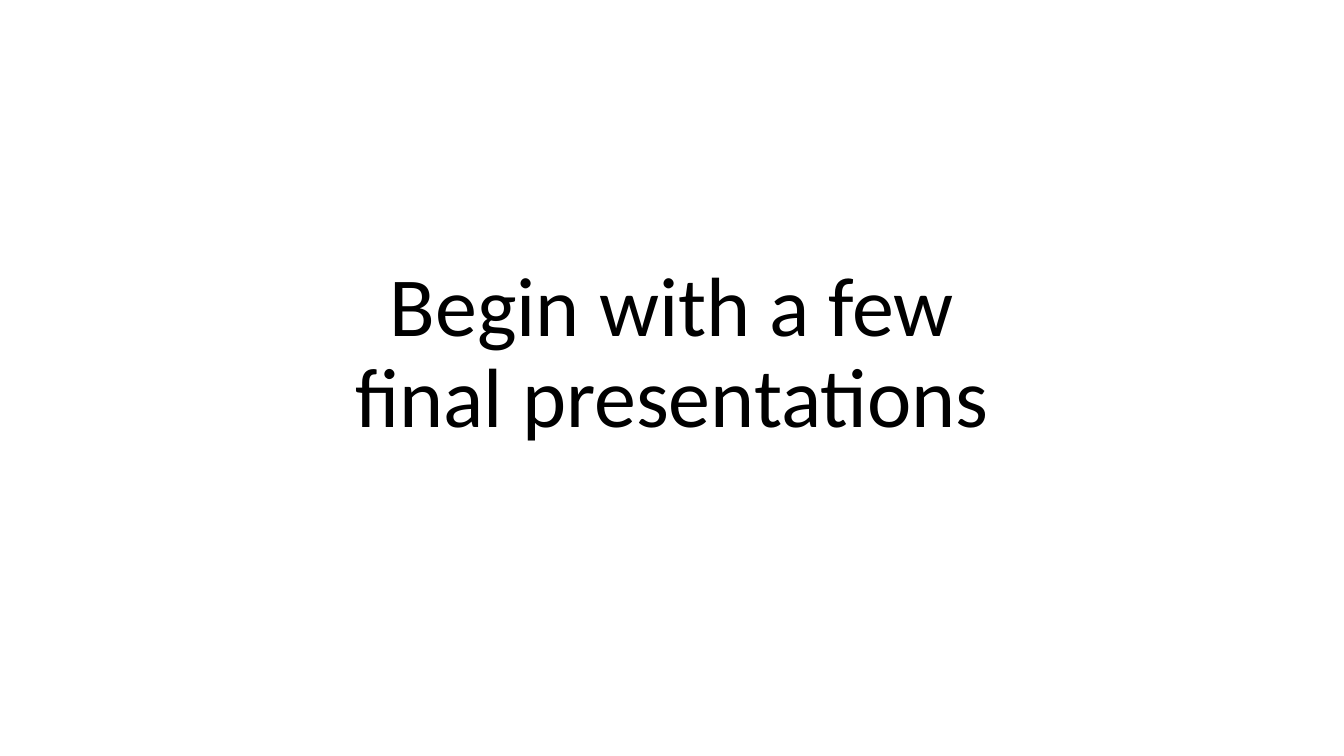
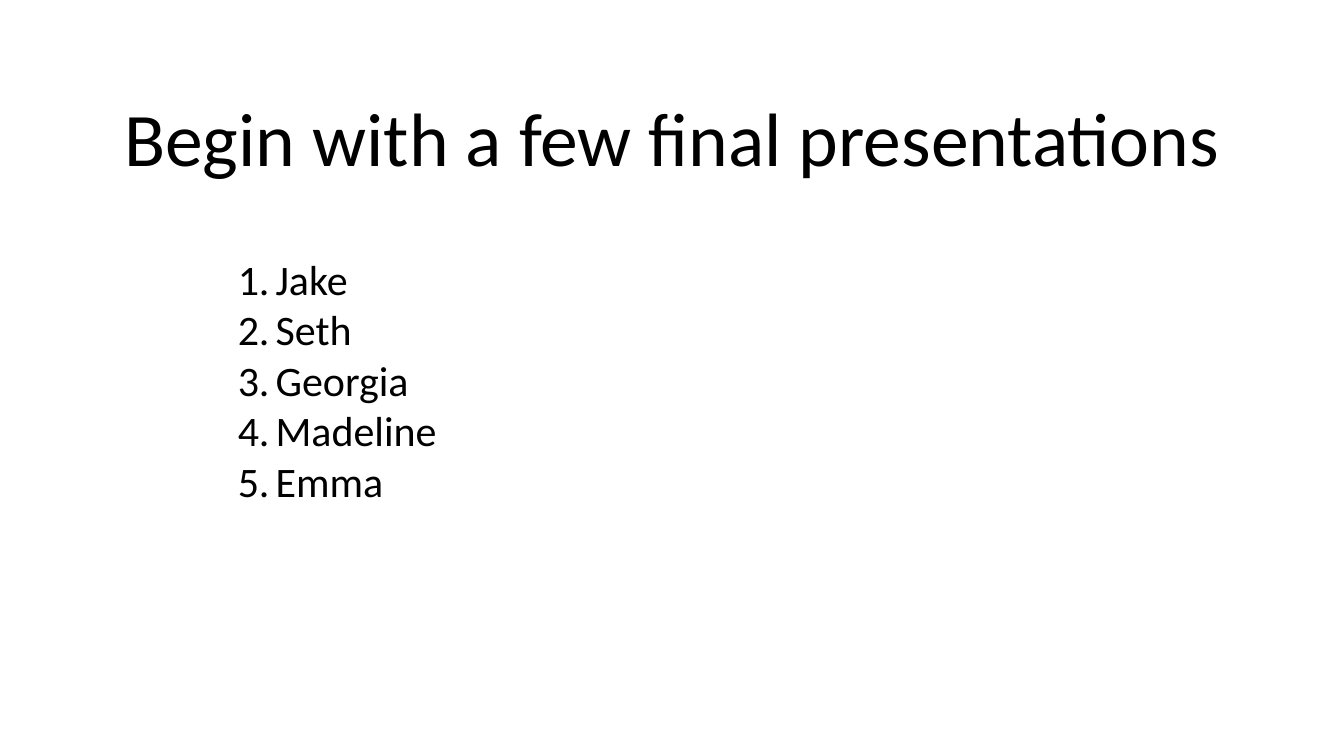
Before and after one commit to briellekthompson/NATR_8001_DecisionAnalysis_Fall25_Mizzou, a slide deck: slide 2 of material/Week7-UncertaintyPart2-Risk/Week7_SDM_Mizzou.pptx. Drawn at 1344x756 pixels with LibreOffice and Linux fonts; fonts in the diff are those of the drawing; background and template pictures are left out. Boxes give left, top, right and bottom in pixels: in the first picture for what was removed or moved away, otherwise in the second. Text is boxed around its words. In the diff, an @@ line names an element or a change of style, - is before the commit and + after.

```diff
--- a/material/Week7-UncertaintyPart2-Risk/Week7_SDM_Mizzou.pptx
+++ b/material/Week7-UncertaintyPart2-Risk/Week7_SDM_Mizzou.pptx
@@ title "Begin with a few final ..." moved from (x1=355, y1=277, x2=989, y2=441) to (x1=124, y1=113, x2=1219, y2=179) @@
@@ title "Begin with a few final ..." at (x1=124, y1=113, x2=1219, y2=179): size 60 to 54 pt @@
@@ text added at (x1=276, y1=266, x2=437, y2=498), 30 pt, text #000000 @@
+1. Jake
+2. Seth
+3. Georgia
+4. Madeline
+5. Emma
```
Also in this commit, not shown: 13 other slides changed, 9 slides added, 1 slide removed, 1 other file.
